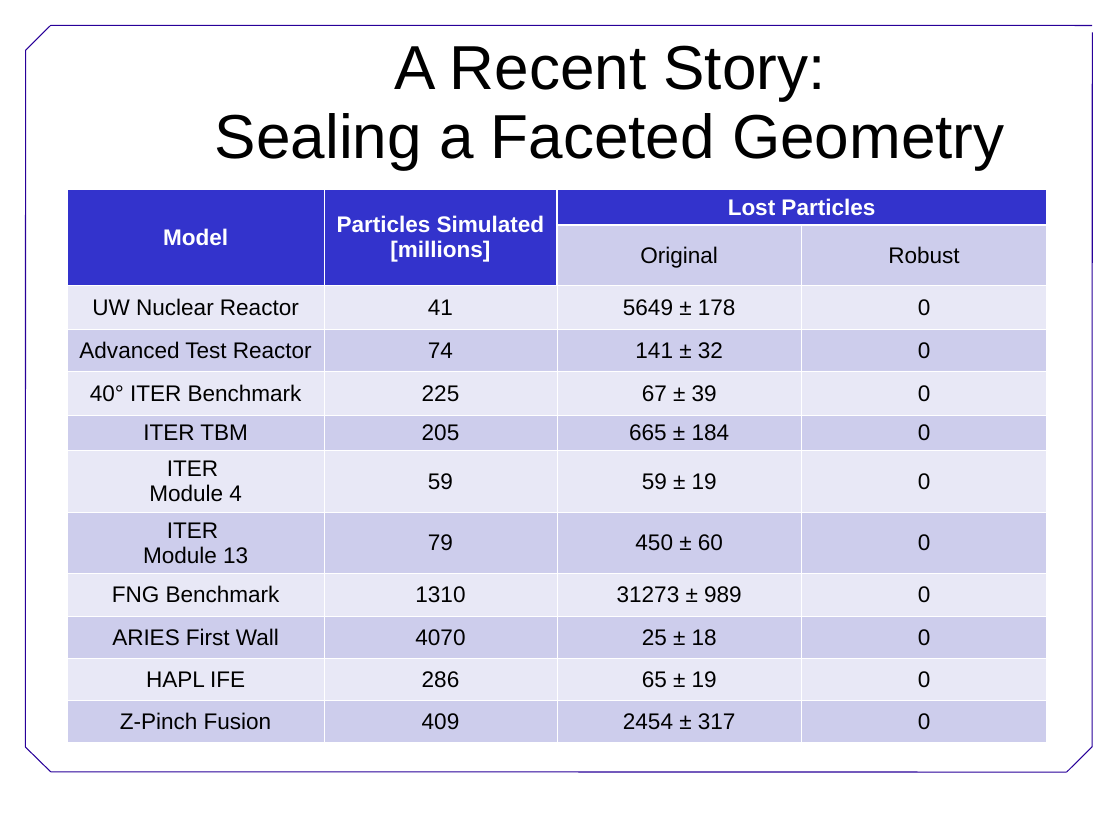
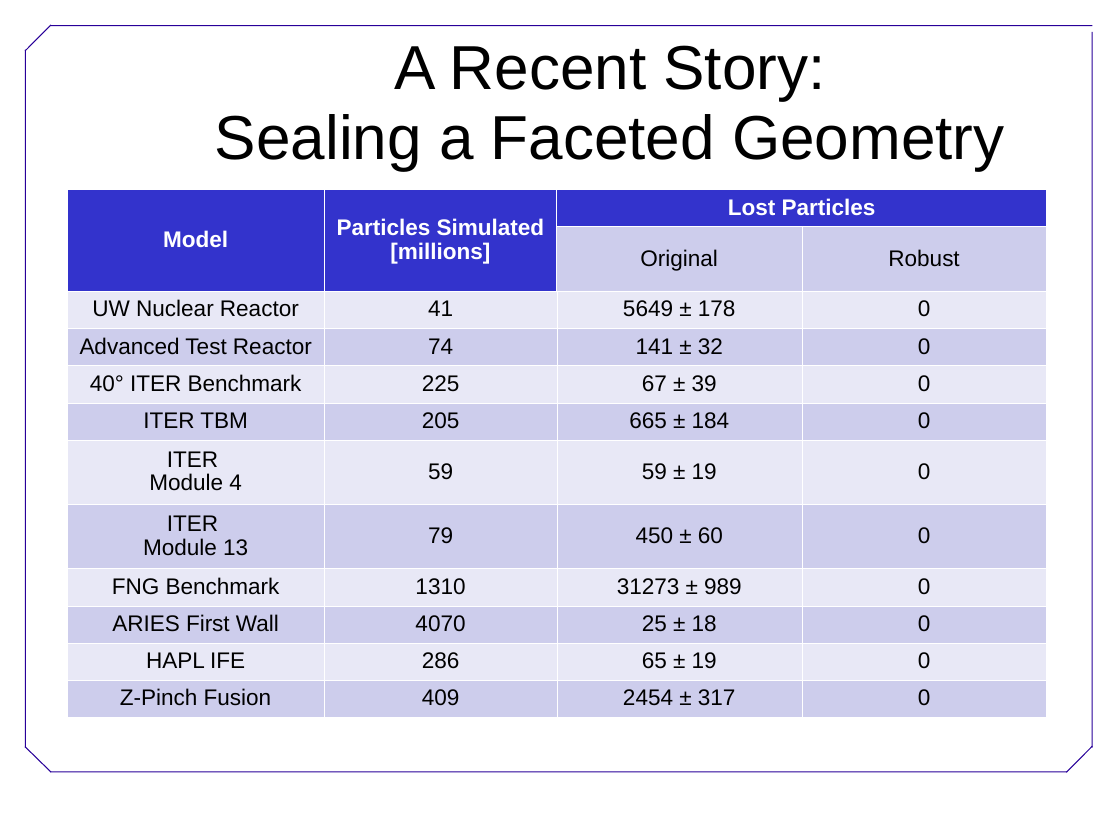
Before and after one commit to swcarpentry/DEPRECATED-boot-camps, a slide deck: slide 8 of BestPractices.ppt. Drawn at 1120x840 pixels with LibreOffice and Linux fonts; fonts in the diff are those of the drawing; background and template pictures are left out. Boxes give left, top, right and bottom in pixels: in the first picture for what was removed or moved away, otherwise in the second. Text is boxed around its words. In the diff, an @@ line names an element or a change of style, - is before the commit and + after.

```diff
--- a/BestPractices.ppt
+++ b/BestPractices.ppt
@@ table at <box>67,190,1047,718</box> @@
@@ line spacing 1 to 0.94 @@
@@ borders changed @@
```
Also in this commit, not shown: 9 other slides changed, 1 other file.
